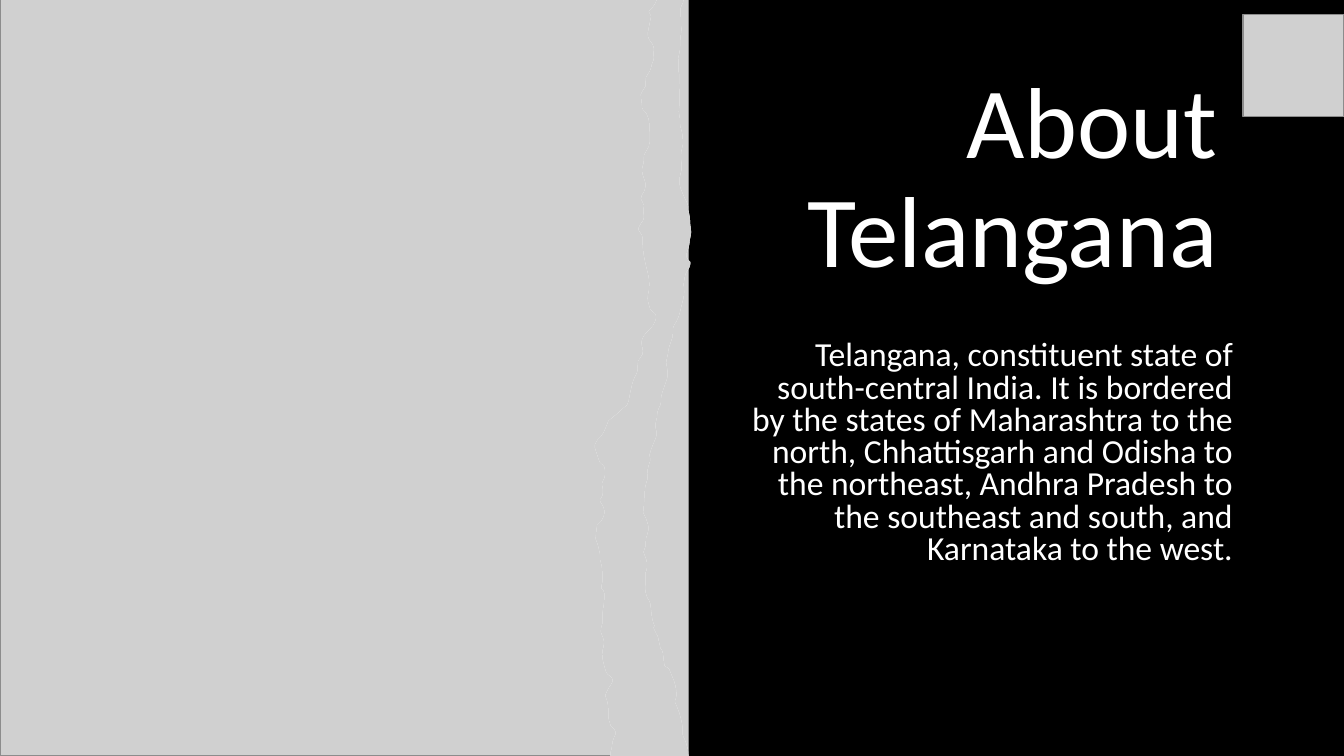
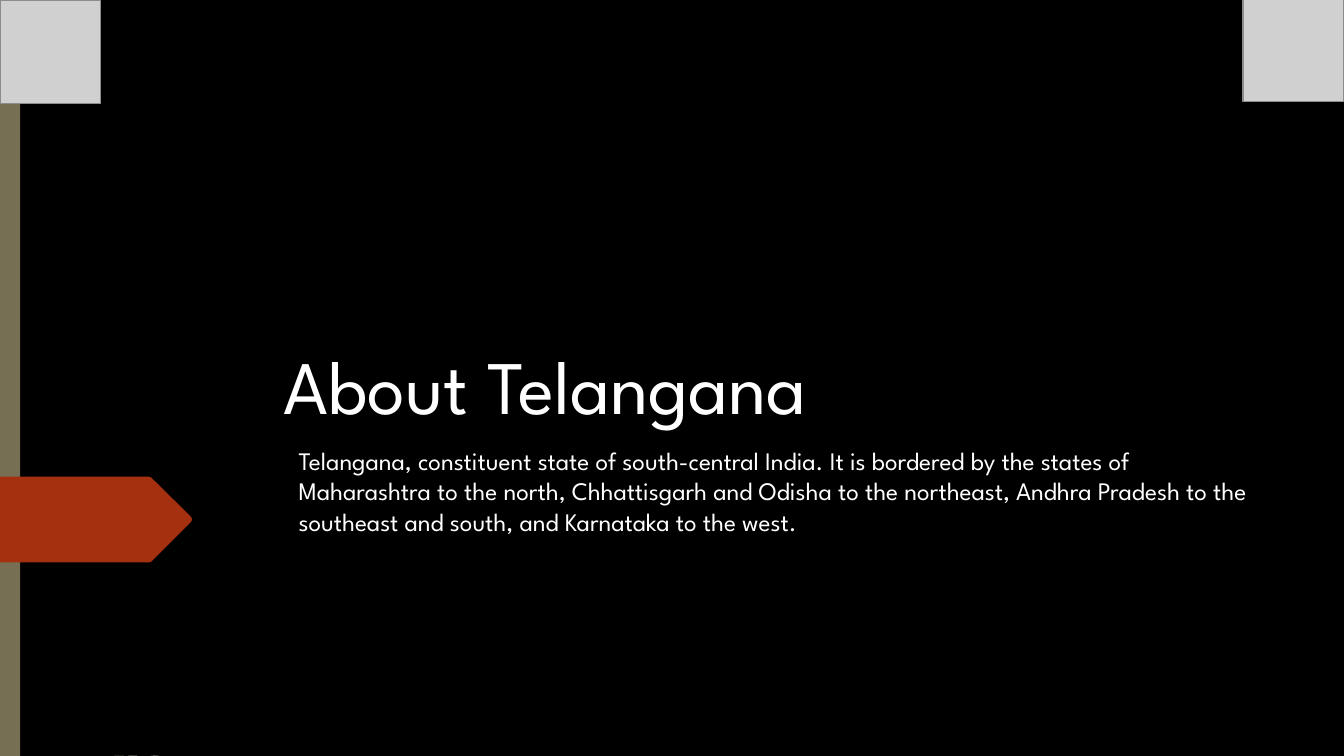
Before and after one commit to Kartik-Lohar/Telangana_Tourism, a slide deck: slide 2 of Tourism Challenge by Codebasics.pptx. Drawn at 1344x756 pixels with LibreOffice and Linux fonts; fonts in the diff are those of the drawing; grey boxes stand for pictures; background and template pictures are left out. Boxes give left, top, right and bottom in pixels: in the first picture for what was removed or moved away, otherwise in the second. Text is boxed around its words. In the diff, an @@ line names an element or a change of style, - is before the commit and + after.

```diff
--- a/Tourism Challenge by Codebasics.pptx
+++ b/Tourism Challenge by Codebasics.pptx
@@ background #FFFFFF to picture (left out) @@
@@ picture removed at box(0, 0, 689, 756) @@
@@ rectangle added at box(0, 0, 20, 756), fill #766F54 @@
@@ picture added at box(0, 1, 101, 105) @@
@@ freeform shape removed at box(595, 0, 692, 756) @@
@@ picture removed at box(595, 0, 692, 756) @@
@@ picture: place and size @@
-picture at box(1243, 14, 1344, 117)
+picture at box(1243, 0, 1344, 102)
@@ title "About Telangana": place and size @@
-title "About Telangana" at box(808, 88, 1218, 285)
+title "About Telangana" at box(284, 362, 806, 431)
@@ title "About Telangana" at box(284, 362, 806, 431): size 72 to 54 pt, font Calibri to League Spartan; alignment right to left; line spacing 0.9 to 1 @@
@@ subtitle "Telangana, constituent state of south-central ...": place and size @@
-subtitle "Telangana, constituent state of south-central ..." at box(752, 342, 1233, 561)
+subtitle "Telangana, constituent state of south-central ..." at box(299, 452, 1246, 534)
@@ subtitle "Telangana, constituent state of south-central ..." at box(299, 452, 1246, 534): size 24 to 18 pt, font Calibri to League Spartan; alignment right to left; line spacing 0.8 to 1 @@
@@ freeform shape added at box(0, 477, 193, 563), fill #A53010 @@
@@ group added at box(0, 284, 156, 756): 5 freeform shapes @@
@@ group added at box(3, 0, 158, 756): 5 freeform shapes @@
```
Also in this commit, not shown: 1 other slide changed, 7 slides added, 1 slide removed, 1 other file.
